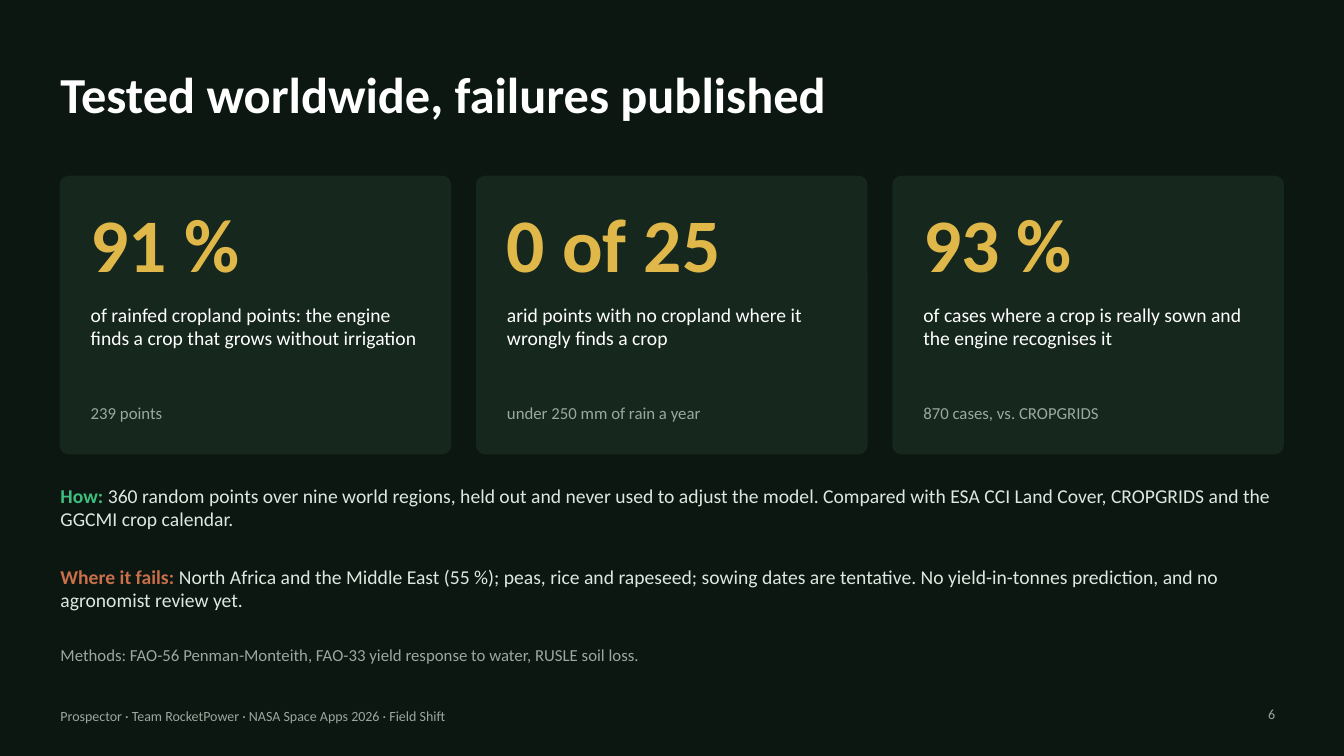
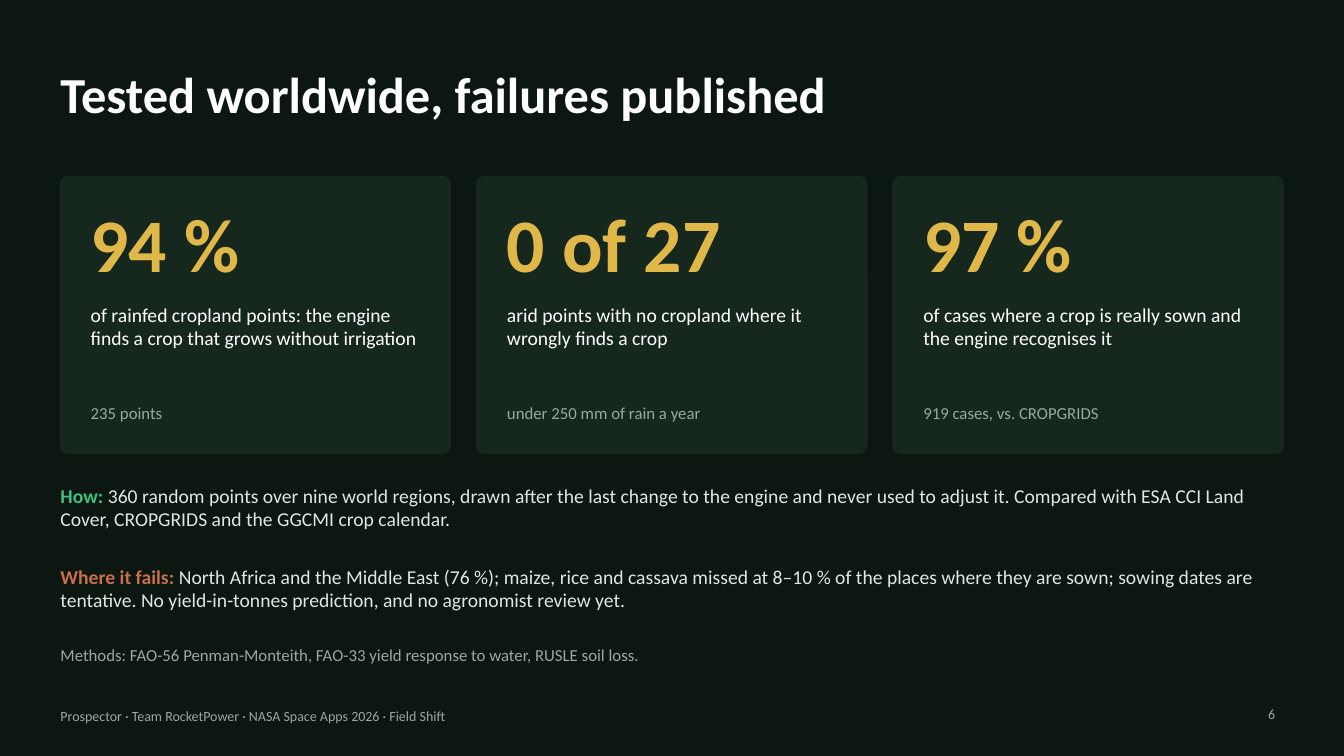
Before and after one commit to fergomezs2024/prospector-field-shift, a slide deck: slide 6 of docs/demo/Prospector_RocketPower_demo.pptx. Drawn at 1344x756 pixels with LibreOffice and Linux fonts; fonts in the diff are those of the drawing. Boxes give left, top, right and bottom in pixels: in the first picture for what was removed or moved away, otherwise in the second. Text is boxed around its words. In the diff, an @@ line names an element or a change of style, - is before the commit and + after.

```diff
--- a/docs/demo/Prospector_RocketPower_demo.pptx
+++ b/docs/demo/Prospector_RocketPower_demo.pptx
@@ text at <box>91,222,168,272</box>: text changed @@
-91 %
+94 %
@@ text at <box>507,219,721,273</box>: text changed @@
-0 of 25
+0 of 27
@@ text at <box>923,222,1000,272</box>: text changed @@
-93 %
+97 %
@@ text at <box>91,407,162,422</box>: text changed @@
-239 points
+235 points
@@ text at <box>923,408,1099,421</box>: text changed @@
-870 cases, vs. CROPGRIDS
+919 cases, vs. CROPGRIDS
@@ text at <box>60,489,1244,529</box>: text changed @@
-How: 360 random points over nine world regions, held out and never used to adjust the model. Compared with ESA CCI Land Cover, CROPGRIDS and the GGCMI crop calendar.
+How: 360 random points over nine world regions, drawn after the last change to the engine and never used to adjust it. Compared with ESA CCI Land Cover, CROPGRIDS and the GGCMI crop calendar.
@@ text at <box>60,570,1253,611</box>: text changed @@
-Where it fails: North Africa and the Middle East (55 %); peas, rice and rapeseed; sowing dates are tentative. No yield-in-tonnes prediction, and no agronomist review yet.
+Where it fails: North Africa and the Middle East (76 %); maize, rice and cassava missed at 8–10 % of the places where they are sown; sowing dates are tentative. No yield-in-tonnes prediction, and no agronomist review yet.
```
Also in this commit, not shown: 3 other slides changed, 18 other files.
